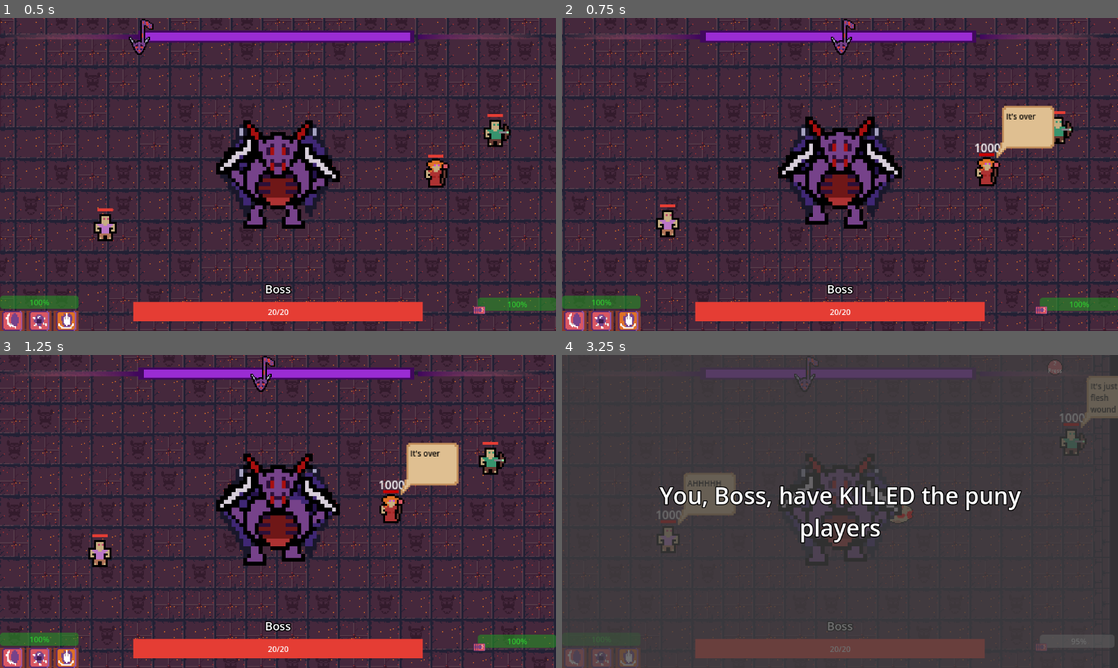
Above: before the commit, frames 1-4 (two rows, left to right).
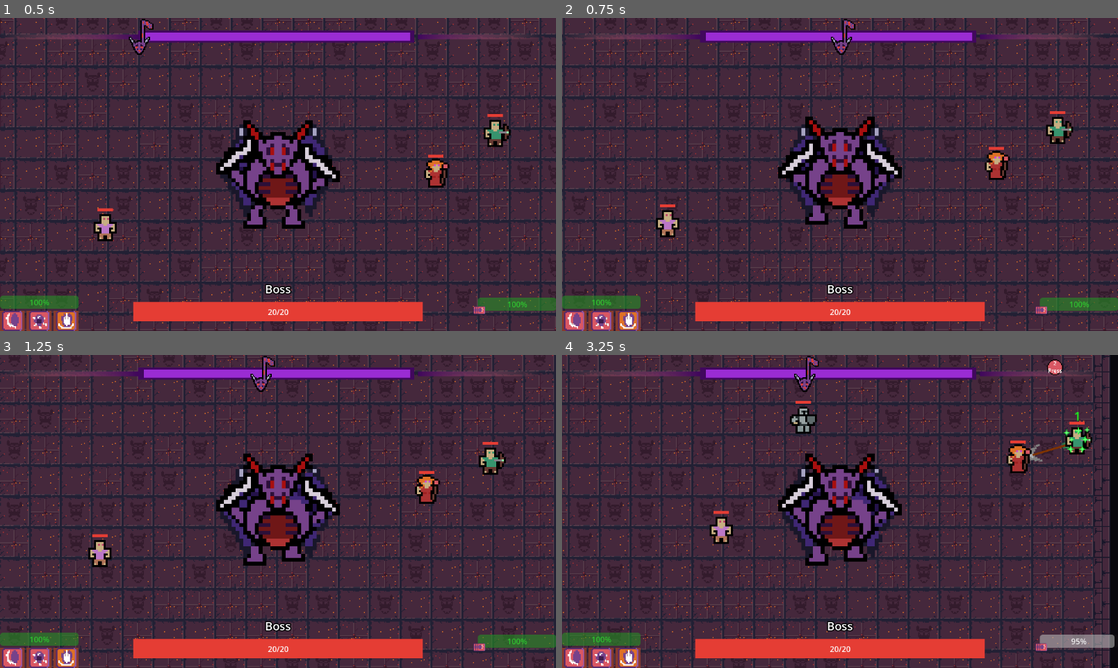
Above: after the commit, the same moments.

Repository: DevFTB/GMTK2023
Game: Godot game, scene res://main.tscn
The game is run twice, just before and just after one commit, with the same random seed, the same clock (stepped at 60 frames per second) and the same inputs.
Inputs (mouse positions are in pixels of both pictures, inside the frame that each line leads up to):
- Up to frame 1 (0.5 s): no input
- Up to frame 2 (0.75 s): tap Enter at 0.5 s; move the mouse to (962, 158) at 0.52 s; press the mouse at (962, 158) at 0.53 s; hold D (move_right) from 0.53 s (still down)
- Up to frame 3 (1.25 s): keep holding D (move_right)
- Up to frame 4 (3.25 s): release D (move_right) at 1.25 s; release the mouse at (962, 495) at 1.25 s; drag from (728, 527) to (812, 574) at 1.27 s; move the mouse to (895, 442) at 2.02 s; hold D (move_right) 2.03-2.75 s; hold E (activate_combo_2) 2.03-2.75 s; click (895, 442) at 2.3 s; drag from (812, 574) to (673, 464) at 2.77 s

Frame 1 is identical in both runs. In frame 2, 1.9% of the frame differs, in the area x 74-89%, y 28-54%; in frame 3, 2.0%; in frame 4, 26%, in the area x 0-100%, y 0-100%.
Error in both runs: Invalid call. Nonexistent function 'angle' in base 'Nil'. (res://entities/boss/Boss.gd:54)

Commit message:
Money completed

Diff:
--- a/entities/players/PlayerController.gd
+++ b/entities/players/PlayerController.gd
@@ -314,6 +314,6 @@
 
 
 # kill random player on click for debugging
-func _input(event: InputEvent):
-	if event.is_action_pressed("rhythm_hit") and len(get_players()) > 0:
-		get_players().pick_random().take_damage(1000)
+#func _input(event: InputEvent):
+#	if event.is_action_pressed("rhythm_hit") and len(get_players()) > 0:
+#		get_players().pick_random().take_damage(1000)
--- a/main.tscn
+++ b/main.tscn
@@ -591,6 +591,13 @@
 vertical_alignment = 1
 autowrap_mode = 3
 
+[node name="Button" type="Button" parent="DeathScreen"]
+offset_left = 397.0
+offset_top = 581.0
+offset_right = 713.0
+offset_bottom = 633.0
+text = "Continue"
+
 [connection signal="boss_died" from="Boss" to="." method="_on_boss_boss_died"]
 [connection signal="boss_health_changed" from="Boss" to="CanvasLayer/GUI/MarginContainer/BossUI" method="_on_boss_boss_health_changed"]
 [connection signal="boss_name_changed" from="Boss" to="CanvasLayer/GUI/MarginContainer/BossUI" method="_on_boss_boss_name_changed"]
--- a/scripts/Main.gd
+++ b/scripts/Main.gd
@@ -6,6 +6,8 @@
 var kill_words = ["KILLED", "DECIMATED", "MUTILATED", "DESTROYED"]
 var boss_win_message = "You, %s, have %s the puny players"
 var player_win_message = "You, %s, have been %s by the players"
+var level_timer = 0
+var level_damage = 0
 
 # Called when the node enters the scene tree for the first time.
 func _ready():
@@ -23,6 +25,8 @@
 	$Boss.visible = true
 
 	$PlayerController.reset(n)
+	level_timer = 0
+	level_damage = 0
 
 func setup_level(n):
 	pass
@@ -32,14 +36,25 @@
 		status = "death screen"
 		$Boss.set_process(false)
 
-		if winner == "Boss":
-			level += 1
+		var timer_gold = floor(level_timer/10)
+		var players_killed = $PlayerController.get_child_count() - $PlayerController.get_players().size()
+		var players_killed_gold = (10 + (2 * level)) * players_killed
+		var clear_gold = (level+1) * 10 if winner == "Boss" else 0
+		var total_gold_earned = timer_gold + players_killed_gold + clear_gold
+		$Boss.boss_stats.add_gold(total_gold_earned)
 
 		$DeathScreen.visible = true
 		$DeathScreen.get_node("DeathText").text = boss_win_message % [$Boss.boss_name, kill_words.pick_random()] if winner == "Boss" else player_win_message % [$Boss.boss_name, kill_words.pick_random()]
-		$DeathScreen.get_node("DeathText").label_settings.font_size = 48 if len($DeathScreen.get_node("DeathText").text) < 250 else 32
+		$DeathScreen.get_node("DeathText").text += "\n\n%s level %s players killed: %s gold" % [players_killed, level + 1, players_killed_gold]
+		$DeathScreen.get_node("DeathText").text += "\n%s seconds survived: %s gold" % [floor(level_timer), timer_gold]
+		if winner == "Boss":
+			$DeathScreen.get_node("DeathText").text += "\nLevel %s cleared: %s gold" % [level + 1, clear_gold]
+		$DeathScreen.get_node("DeathText").text += "\nTotal gold earned: %s gold" % [total_gold_earned]
+		$DeathScreen.get_node("DeathText").label_settings.font_size = 48 if len($DeathScreen.get_node("DeathText").text) < 200 else 32
 		# todo: change to button?
-		await get_tree().create_timer(3.0).timeout
+		if winner == "Boss":
+			level += 1
+		await get_node("DeathScreen/Button").pressed
 		$DeathScreen.visible = false
 
 		$PlayerController.clear_players()
@@ -59,7 +74,8 @@
 
 # Called every frame. 'delta' is the elapsed time since the previous frame.
 func _process(delta):
-	pass
+	if status == "level":
+		level_timer += delta
 
 
 func _on_boss_boss_died():
